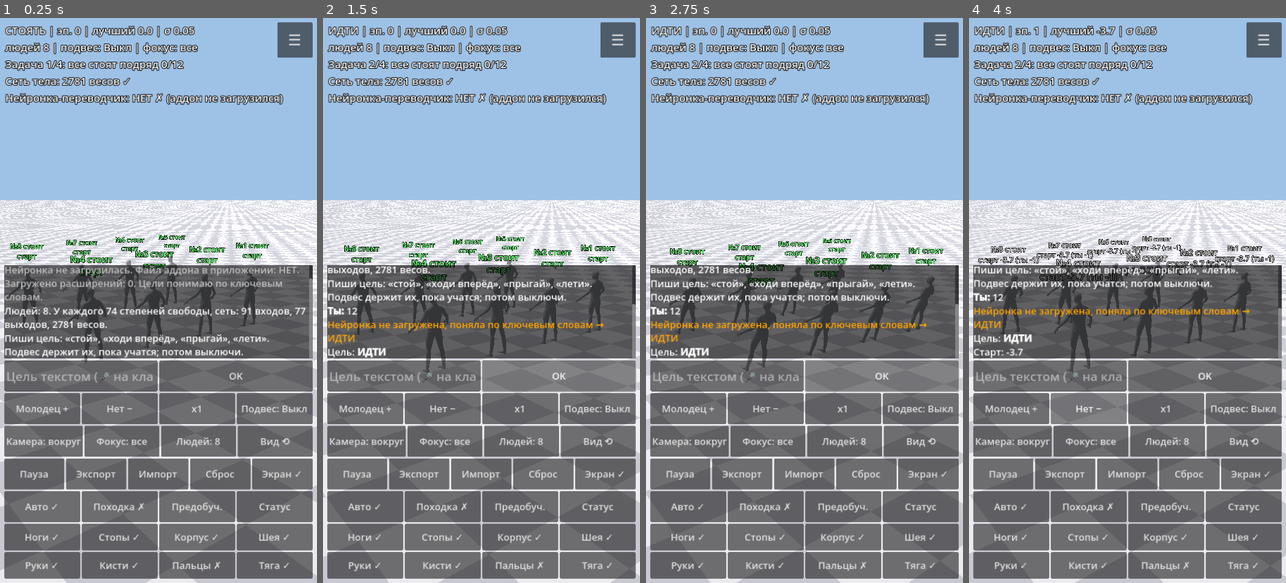
Above: before the commit, frames 1-4 (left to right).
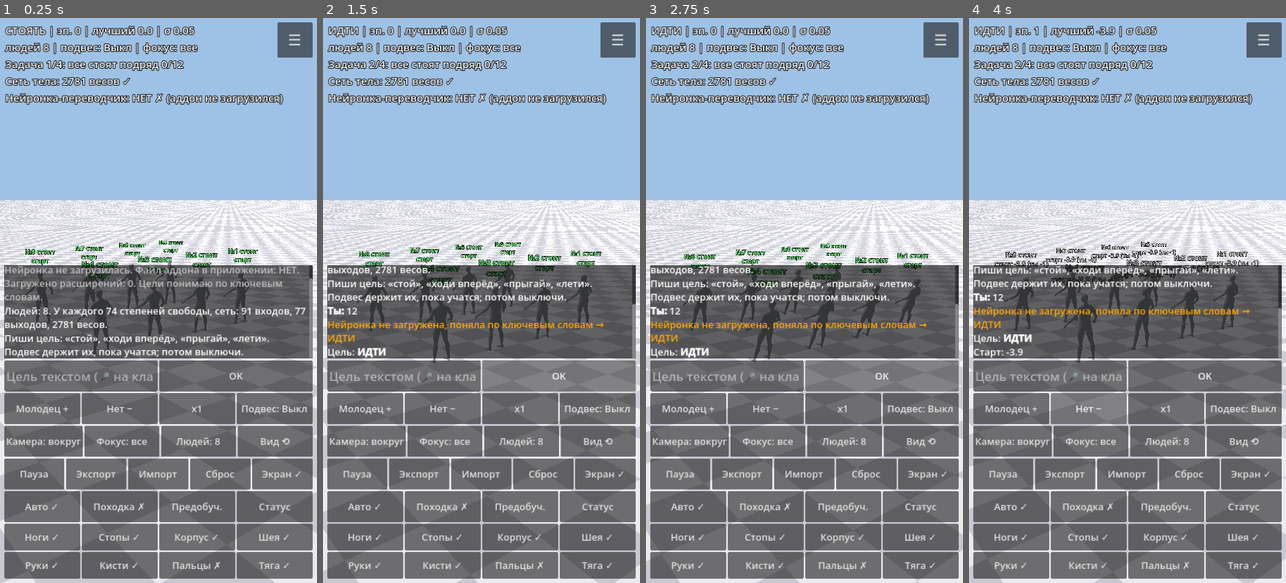
Above: after the commit, the same moments.

Repository: dmitriy2403iskan-star/Testung
Game: Godot game, scene res://sim.tscn
Two runs of this game, one before a commit and one after it. Both use one fixed random seed, a clock stepped at 60 frames per second and the inputs below.
Inputs (mouse positions are in pixels of both pictures, inside the frame that each line leads up to):
- Up to frame 1 (0.25 s): no input
- Up to frame 2 (1.5 s): click (405, 373) at 0.52 s; type "12" at 0.6 s; click "OK" at 1.25 s
- Up to frame 3 (2.75 s): click "OK" at 2 s
- Up to frame 4 (4 s): move the mouse to (1197, 272) at 2.77 s; hold D 2.78-3.5 s; hold E 2.78-3.5 s; click (1197, 272) at 2.92 s; drag from (1064, 328) to (1111, 413) at 3.52 s

The runs differ from the first frame. In frame 1, 11% of the frame differs, in the area x 0-100%, y 32-100%; in frame 2, 11%; in frame 3, 11%; in frame 4, 12%, in the area x 0-100%, y 1-100%.

Commit message:
Торс: наклон/изгиб/раскачка в оценке и датчике, сила спины x1.5; камера по реальному разбросу, меши не пропадают; помощники; без потолков по времени; подвес не держит от прыжка; архив знаний
Co-Authored-By: Claude Sonnet 5.5 <noreply@anthropic.com>
Claude-Session: https://claude.ai/code/session_01Aur1z4pZbLjkyUEA4YEwcp

Diff:
--- a/agent.gd
+++ b/agent.gd
@@ -90,6 +90,13 @@
 # --- проверка на устойчивость: разовый толчок корпуса на шаге push_step
 var push_step := -1
 var push_imp := Vector3.ZERO
+# --- торс (верхний позвонок): следим за наклоном, изгибом относительно таза и раскачкой
+var torso_i := -1
+var torso_rest_inv := Basis()
+var sum_ttilt := 0.0
+var sum_bend := 0.0
+var sum_tw := 0.0
+var tup_last := 1.0
 
 func setup(s, i: int, pos: Vector3) -> void:
     sim = s
@@ -101,6 +108,13 @@
         var bn := sk.get_bone_name(b_bone[k])
         if bn.begins_with("hand"):
             hand_i.append(k)
+        if bn.begins_with("spine"):
+            torso_i = k   # последний позвонок = верхняя часть торса
+    if torso_i >= 0:
+        torso_rest_inv = (b_init[torso_i] as Transform3D).basis.inverse()
+    # кожа не должна исчезать из кадра: габариты меша считаются по позе покоя, а люди уходят от неё далеко
+    for mi in human.find_children("*", "MeshInstance3D", true, false):
+        (mi as MeshInstance3D).extra_cull_margin = 5000.0
     n_in = 17 + n_dof
     n_out = n_dof + 3
     label = Label3D.new()
@@ -117,9 +131,9 @@
     var side := -1.0 if n.ends_with("_r") else 1.0
     var b := n.trim_suffix("_l").trim_suffix("_r")
     match b:
-        "spine_01": return {"g": "spine", "m": 4.0, "t": 120.0, "ax": {"x": [-20, 30], "y": [-20, 20], "z": [-15, 15]}}
-        "spine_02": return {"g": "spine", "m": 6.0, "t": 100.0, "ax": {"x": [-15, 20], "z": [-10, 10]}}
-        "spine_03": return {"g": "spine", "m": 12.0, "t": 80.0, "ax": {"x": [-15, 20], "z": [-10, 10]}}
+        "spine_01": return {"g": "spine", "m": 4.0, "t": 180.0, "ax": {"x": [-20, 30], "y": [-20, 20], "z": [-15, 15]}}
+        "spine_02": return {"g": "spine", "m": 6.0, "t": 150.0, "ax": {"x": [-15, 20], "z": [-10, 10]}}
+        "spine_03": return {"g": "spine", "m": 12.0, "t": 120.0, "ax": {"x": [-15, 20], "z": [-10, 10]}}
         "neck_01": return {"g": "neck", "m": 1.0, "t": 20.0, "ax": {"x": [-30, 40], "z": [-30, 30]}}
         "head": return {"g": "neck", "m": 5.0, "t": 12.0, "ax": {"x": [-35, 40], "y": [-60, 60], "z": [-30, 30]}}
         "clavicle": return {"g": "arms", "m": 1.0, "t": 30.0, "ax": {"y": [-15, 15], "z": [-15, 15]}}
@@ -475,6 +489,10 @@
         var rel: Vector3 = R.inverse() * (box.global_position - rb.global_position)
         x.append(clampf(rel.x * 0.6, -1.5, 1.5))
         x.append(clampf(rel.z * 0.6, -1.5, 1.5))
+    elif torso_i >= 0:   # вместо часов (походка задаётся эталоном, часы сети не нужны): наклон торса вперёд/вбок
+        var Rt: Basis = (bodies[torso_i] as RigidBody3D).global_transform.basis * torso_rest_inv
+        x.append(clampf(Rt.y.z * 3.0, -1.5, 1.5))
+        x.append(clampf(Rt.y.x * 3.0, -1.5, 1.5))
     else:
         x.append(sin(t * 6.0))
         x.append(cos(t * 6.0))
@@ -500,6 +518,10 @@
         eff = 0.0
         held_n = 0
         near_sum = 0.0
+        sum_ttilt = 0.0
+        sum_bend = 0.0
+        sum_tw = 0.0
+        tup_last = 1.0
         held_fin = false
         box_y_fin = 0.0
         start = (b_init[root_i] as Transform3D).origin
@@ -574,6 +596,8 @@
         var kt: float = SUP_KT[lvl]
         rb.apply_torque(R.y.cross(Vector3.UP) * kt - rb.angular_velocity * (kt * 0.12))
         var fmax: float = SUP_F[lvl] * total_mass * 9.8
+        if goal == "jump":
+            fmax = 0.0   # подвес не должен держать от взлёта: только выравнивает корпус
         var fy := clampf(fmax / 0.12 * (h0 - h) - rb.linear_velocity.y * fmax * 0.12, 0.0, fmax)
         rb.apply_central_force(Vector3(0, fy, 0))
         if lvl >= 2:
@@ -581,6 +605,12 @@
             rb.apply_torque(Vector3(0, -yaw * kt * 0.5 - rb.angular_velocity.y * kt * 0.06, 0))
     if sim.auto_on and step % 60 == 0:
         _coach(R, h, rb)
+    if torso_i >= 0:
+        var Rt2: Basis = (bodies[torso_i] as RigidBody3D).global_transform.basis * torso_rest_inv
+        tup_last = Rt2.y.y
+        sum_ttilt += 1.0 - Rt2.y.y
+        sum_bend += (Rt2.y - R.y).length()
+        sum_tw += (bodies[torso_i] as RigidBody3D).angular_velocity.length()
     sum_up += maxf(R.y.y, 0.0)
     sum_h += h
     max_h = maxf(max_h, h)
@@ -672,7 +702,19 @@
     var pen := 0.0
     if fell and goal != "fly":
         pen = 3.0 * (1.0 - float(step) / float(sim.ep_steps))
-    return _base_score(goal) + imit - pen
+    var n := float(sim.ep_steps)
+    var kt := 0.0
+    var kb := 0.0
+    var kw := 0.0
+    match goal:
+        "stand":
+            kt = 6.0; kb = 3.0; kw = 0.3
+        "walk":
+            kt = 4.0; kb = 2.0; kw = 0.2
+        "jump", "box":
+            kt = 2.0; kb = 1.0; kw = 0.1
+    var tpen := (kt * sum_ttilt + kb * sum_bend + kw * sum_tw) / n
+    return _base_score(goal) + imit - pen - tpen
 
 func _base_score(goal: String) -> float:
     var n := float(sim.ep_steps)
--- a/ci/cma_worker.gd
+++ b/ci/cma_worker.gd
@@ -90,9 +90,9 @@
         var lat: float = absf(p.x - a.start.x)
         var upright_ok: bool = (not a.fell) and a.finite() and a.fin_up > 0.92 and p.y > 0.88 * a.h0
         if sim.goal == "stand":   # выпрямлен, высок, не уехал, пережил толчок
-            good = upright_ok and h > 0.85 * a.h0 and drift < 0.6
+            good = upright_ok and h > 0.85 * a.h0 and drift < 0.6 and a.tup_last > 0.93 and a.sum_ttilt / float(sim.ep_steps) < 0.05
         elif sim.goal == "walk":   # прошёл 2 м ровно (боковой увод < 1 м), на ногах и выпрямлен, пережил толчок
-            good = upright_ok and h > 0.8 * a.h0 and a.fin_fwd > 2.0 and lat < 1.0
+            good = upright_ok and h > 0.8 * a.h0 and a.fin_fwd > 2.0 and lat < 1.0 and a.tup_last > 0.9
         elif sim.goal == "jump":   # оторвался от земли минимум на 15 см и приземлился прямо, не упал, не уехал
             good = upright_ok and a.max_h > a.h0 + 0.15 and drift < 1.0
         elif sim.goal == "box":   # стоит прямо, коробка поднята выше 35 см и удерживается к концу
--- a/sim.gd
+++ b/sim.gd
@@ -904,17 +904,24 @@
             c += 1
     return s / float(maxi(c, 1))
 
+var _dist_sm := 0.0
 func _orbit_dist() -> float:
     if focus >= 0 or agents.size() < 2:
         return cam_dist
-    var cols := mini(agents.size(), COLS)
-    var rows := (agents.size() + COLS - 1) / COLS
-    var span := float(cols - 1) * SPACING + 1.6
+    # дальность считаем по тому, где люди на самом деле (они расходятся, ходят, прыгают), а не по стартовой сетке
+    var c := _frame_target()
+    var r := 0.8
+    for a in agents:
+        var p: Vector3 = a.root_pos()
+        if p.is_finite():
+            r = maxf(r, Vector2(p.x - c.x, p.z - c.z).length())
     var vs := get_viewport().get_visible_rect().size
     var asp := vs.x / maxf(vs.y, 1.0)
     var hf := tan(deg_to_rad(cam.fov * 0.5)) * minf(asp, 1.6)
-    var need := span * 0.5 / hf + 1.0 + float(rows - 1) * ROWD * 0.5
-    return cam_dist * maxf(1.0, need / 4.0)
+    var need := (2.0 * r + 1.6) * 0.5 / hf + 1.0 + r * 0.5
+    var tgt := cam_dist * maxf(1.0, need / 4.0)
+    _dist_sm = tgt if _dist_sm <= 0.0 else lerpf(_dist_sm, tgt, 0.08)
+    return _dist_sm
 
 func _cam_update() -> void:
     if cam_mode == 0:
